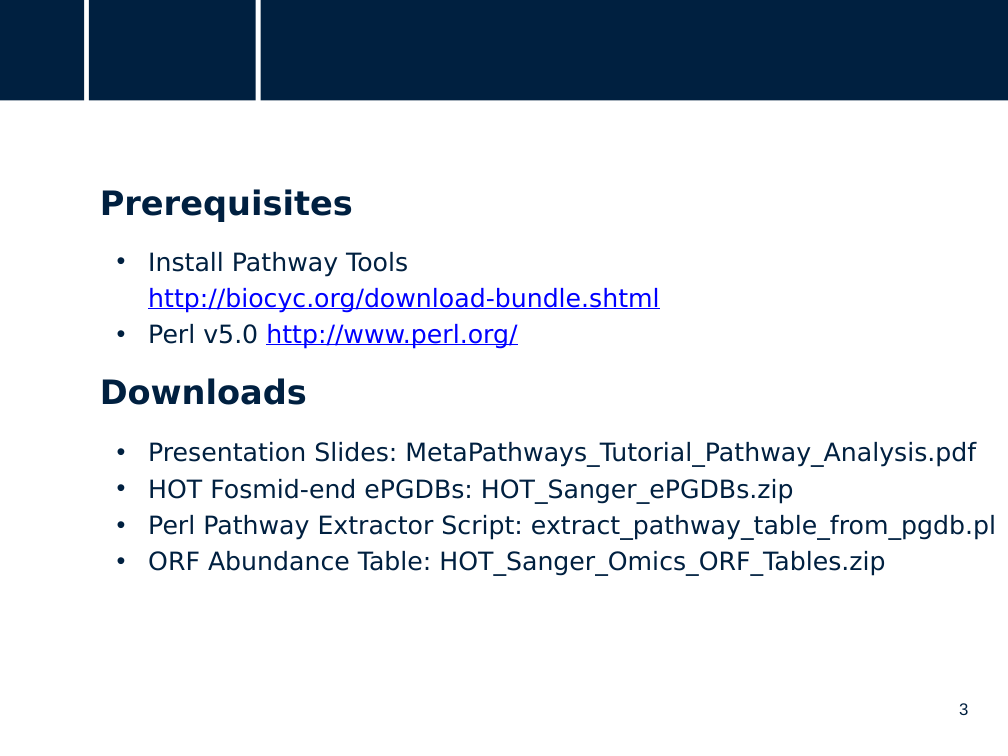
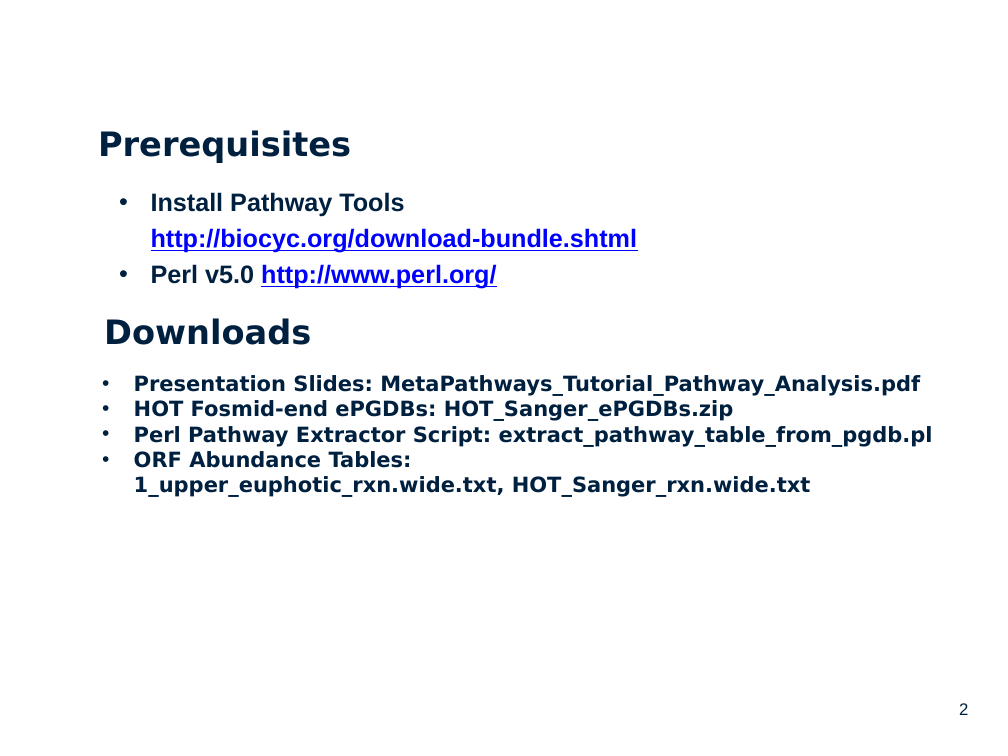
Before and after one commit to hallamlab/mp_tutorial, a slide deck: slide 2 of pathway_analysis/files/MetaPathways_Tutorial_Pathway_Analysis.pptx (slide 3 before the commit). Drawn at 1008x756 pixels with LibreOffice and Linux fonts; fonts in the diff are those of the drawing; background and template pictures are left out. Boxes give left, top, right and bottom in pixels: in the first picture for what was removed or moved away, otherwise in the second. Text is boxed around its words. In the diff, an @@ line names an element or a change of style, - is before the commit and + after.

Commit message:
Updated Pathway Analysis presentation and code.

```diff
--- a/pathway_analysis/files/MetaPathways_Tutorial_Pathway_Analysis.pptx
+++ b/pathway_analysis/files/MetaPathways_Tutorial_Pathway_Analysis.pptx
@@ rectangle removed at (0,0,85,101) @@
@@ rectangle removed at (89,0,255,101) @@
@@ rectangle removed at (261,0,1008,101) @@
@@ text "Prerequisites": place and size @@
-text "Prerequisites" at (100,189,353,222)
+text "Prerequisites" at (98,130,351,163)
@@ text "Install Pathway Tools http://biocyc.org/download-bundle.shtm ...": place and size @@
-text "Install Pathway Tools http://biocyc.org/download-bundle.shtm ..." at (148,252,659,349)
+text "Install Pathway Tools http://biocyc.org/download-bundle.shtm ..." at (151,192,638,289)
@@ text "Install Pathway Tools http://biocyc.org/download-bundle.shtm ..." at (151,192,638,289): font DejaVu Sans to Arial, bold on @@
@@ text "Downloads": place and size @@
-text "Downloads" at (100,378,307,405)
+text "Downloads" at (104,318,311,345)
@@ text "Presentation Slides: MetaPathways_Tutorial_Pathway_Analysis. ...": place and size @@
-text "Presentation Slides: MetaPathways_Tutorial_Pathway_Analysis. ..." at (148,442,996,576)
+text "Presentation Slides: MetaPathways_Tutorial_Pathway_Analysis. ..." at (134,375,933,497)
@@ text at (134,375,933,447): size 18 to 15 pt, bold on in "Presentation Slides: MetaPathways_Tutorial_Pathway_Analysis. ...", "HOT Fosmid-end ePGDBs: HOT_Sanger_ePGDBs.zip", "Perl Pathway Extractor Script: extract_pathway_table_from_pg ..."; line spacing 1.2 to 1 @@
@@ text at (134,451,811,497): text changed; size 18 to 15 pt; bold on @@
-• ORF Abundance Table: HOT_Sanger_Omics_ORF_Tables.zip
+• ORF Abundance Tables:
+  1_upper_euphotic_rxn.wide.txt, HOT_Sanger_rxn.wide.txt
@@ page number at (959,703,968,715): text changed @@
-3
+2
```
Also in this commit, not shown: 4 other slides changed, 24 slides added, 4 other files.
